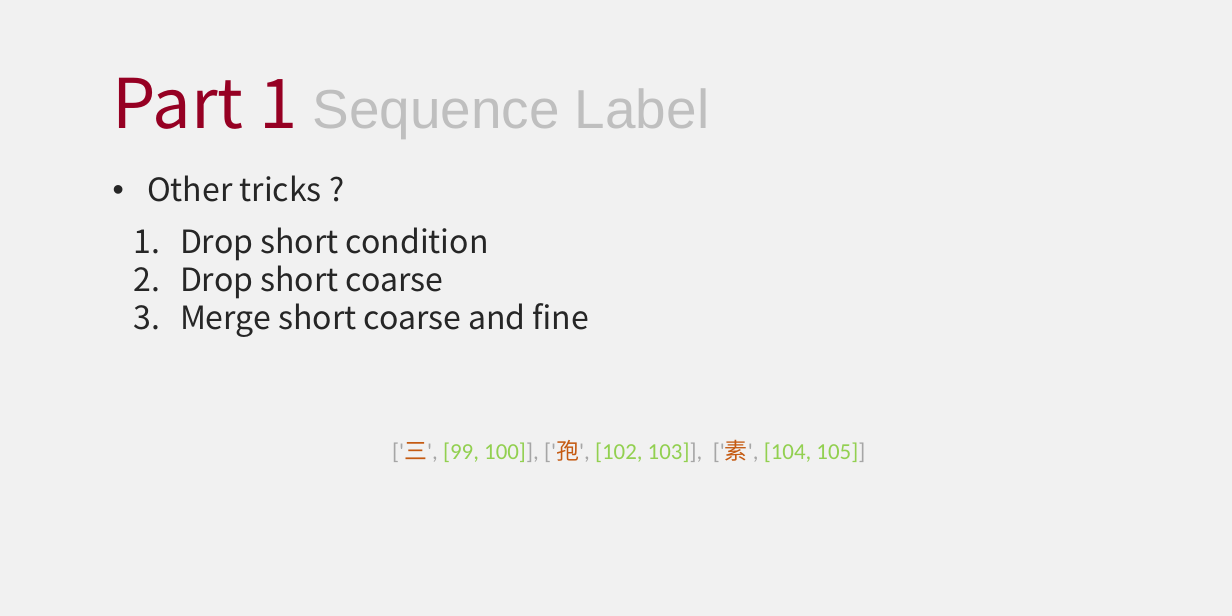
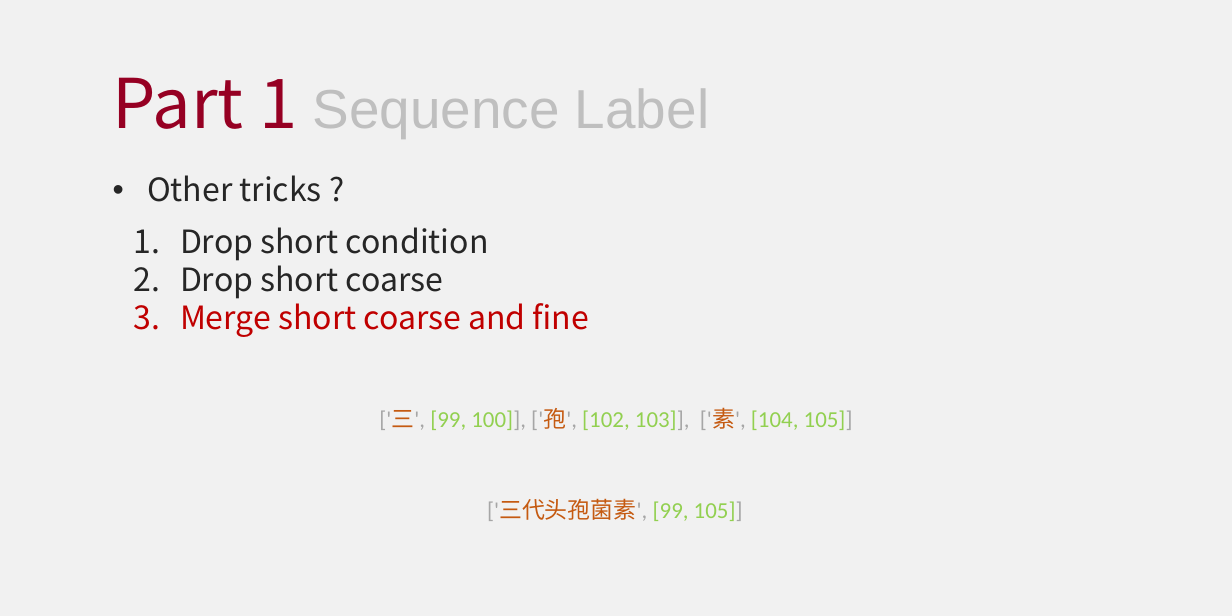
Before and after one commit to HourunLi/CCKS2022, a slide deck: slide 7 of Report.pptx. Drawn at 1232x616 pixels with LibreOffice and Linux fonts; fonts in the diff are those of the drawing. Boxes give left, top, right and bottom in pixels: in the first picture for what was removed or moved away, otherwise in the second. Text is boxed around its words. In the diff, an @@ line names an element or a change of style, - is before the commit and + after.

```diff
--- a/Report.pptx
+++ b/Report.pptx
@@ text at bbox=[180, 297, 589, 337]: text colour #262626 to #C00000 in "Merge short coarse and fine" @@
@@ text "['三', [99, 100]], ['孢', [102, ...": place and size @@
-text "['三', [99, 100]], ['孢', [102, ..." at bbox=[392, 440, 865, 462]
+text "['三', [99, 100]], ['孢', [102, ..." at bbox=[379, 408, 853, 430]
@@ text added at bbox=[487, 498, 743, 521], 20 pt, text #92D050 @@
+['三代头孢菌素', [99, 105]]
```
Also in this commit, not shown: 6 other slides changed, 1 other file.
